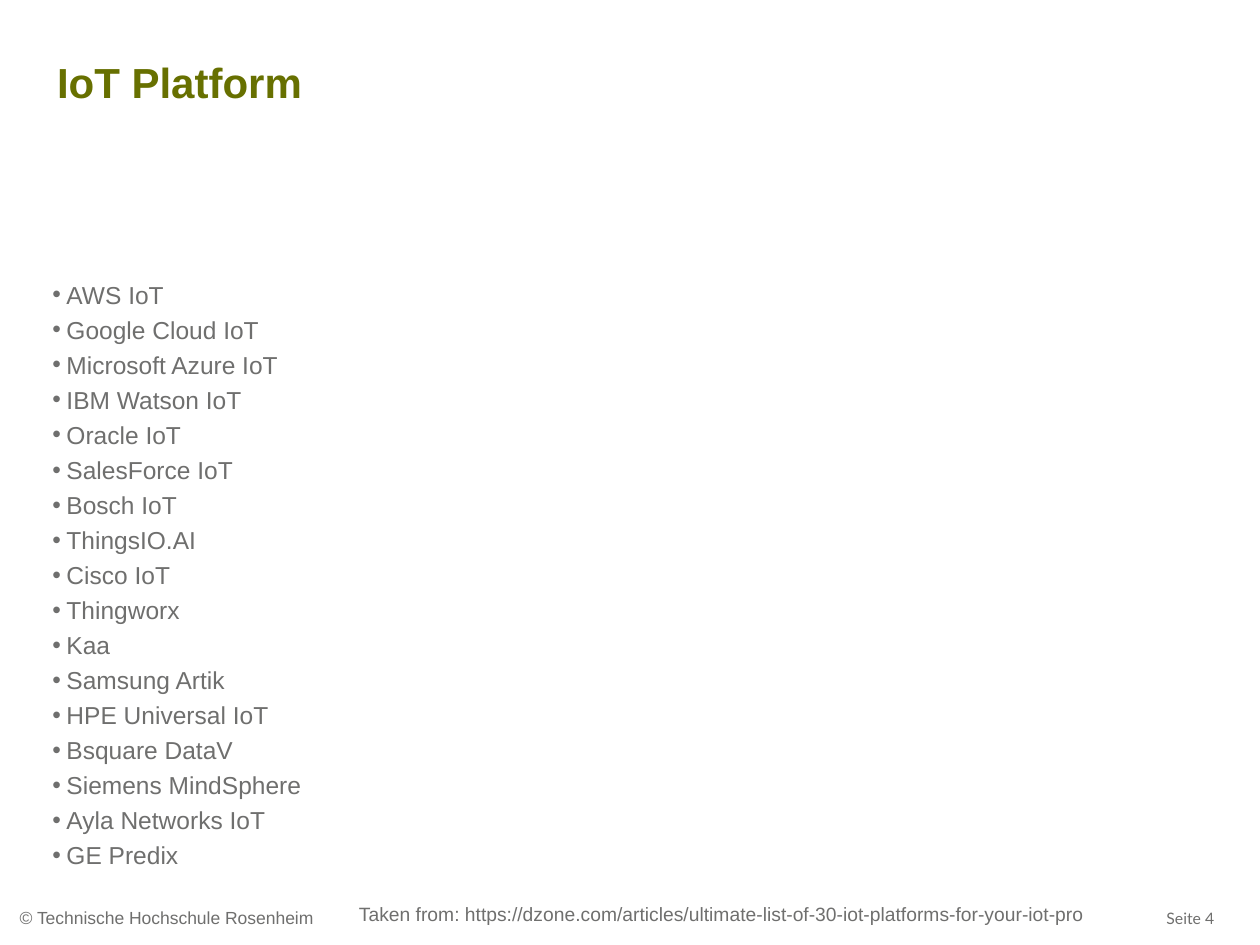
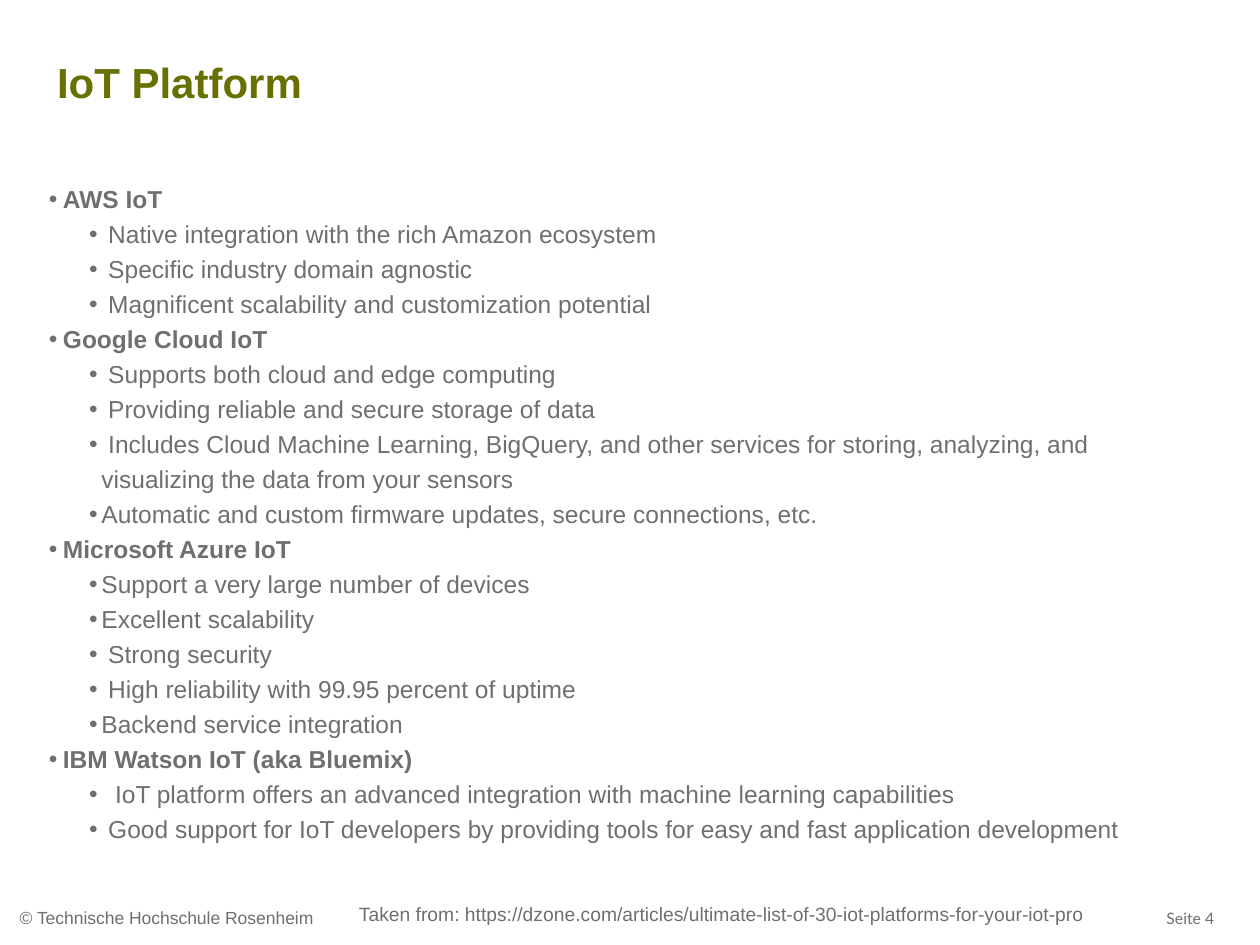
Before and after one commit to ammoza/hsro-inf-iot.github.io, a slide deck: slide 4 of assets/07-vorlesung/07-Vorlesung.pptx. Drawn at 1260x945 pixels with LibreOffice and Linux fonts; fonts in the diff are those of the drawing; background and template pictures are left out. Boxes give left, top, right and bottom in pixels: in the first picture for what was removed or moved away, otherwise in the second. Text is boxed around its words. In the diff, an @@ line names an element or a change of style, - is before the commit and + after.

Commit message:
Data analysis added

```diff
--- a/assets/07-vorlesung/07-Vorlesung.pptx
+++ b/assets/07-vorlesung/07-Vorlesung.pptx
@@ text "AWS IoT": place and size @@
-text "AWS IoT" at (66, 287, 301, 834)
+text "AWS IoT" at (63, 191, 1118, 843)
@@ text at (63, 191, 291, 558): bold on in "AWS IoT", "Google Cloud IoT", "Microsoft Azure IoT" @@
@@ text at (108, 225, 656, 318): paragraphs added @@
+  • Native integration with the rich Amazon ecosystem
+  • Specific industry domain agnostic
+  • Magnificent scalability and customization potential
@@ text at (101, 365, 1088, 528): paragraphs added @@
+  • Supports both cloud and edge computing
+  • Providing reliable and secure storage of data
+  • Includes Cloud Machine Learning, BigQuery, and other services for storing, analyzing, and visualizing the data from your sensors
+  • Automatic and custom firmware updates, secure connections, etc.
@@ text at (63, 575, 1118, 843): text changed @@
-• IBM Watson IoT
-• Oracle IoT
-• SalesForce IoT
-• Bosch IoT
-• ThingsIO.AI
-• Cisco IoT
-• Thingworx
-• Kaa
-• Samsung Artik
-• HPE Universal IoT
-• Bsquare DataV
-• Siemens MindSphere
-• Ayla Networks IoT
-• GE Predix
+  • Support a very large number of devices
+  • Excellent scalability
+  • Strong security
+  • High reliability with 99.95 percent of uptime
+  • Backend service integration
+• IBM Watson IoT (aka Bluemix)
+  • IoT platform offers an advanced integration with machine learning capabilities
+  • Good support for IoT developers by providing tools for easy and fast application development
```
Also in this commit, not shown: 3 other slides changed, 1 slide added, 2 other files.
